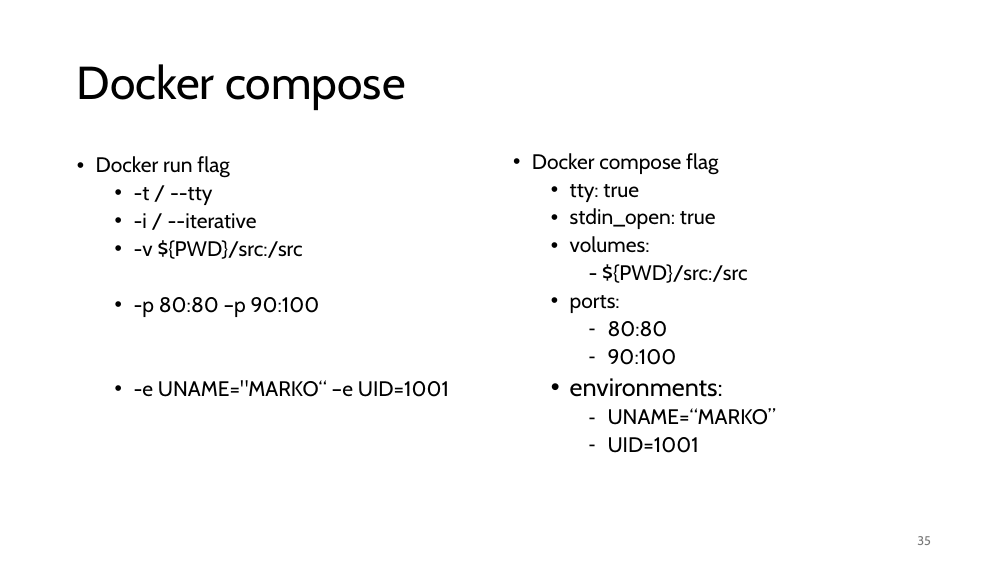
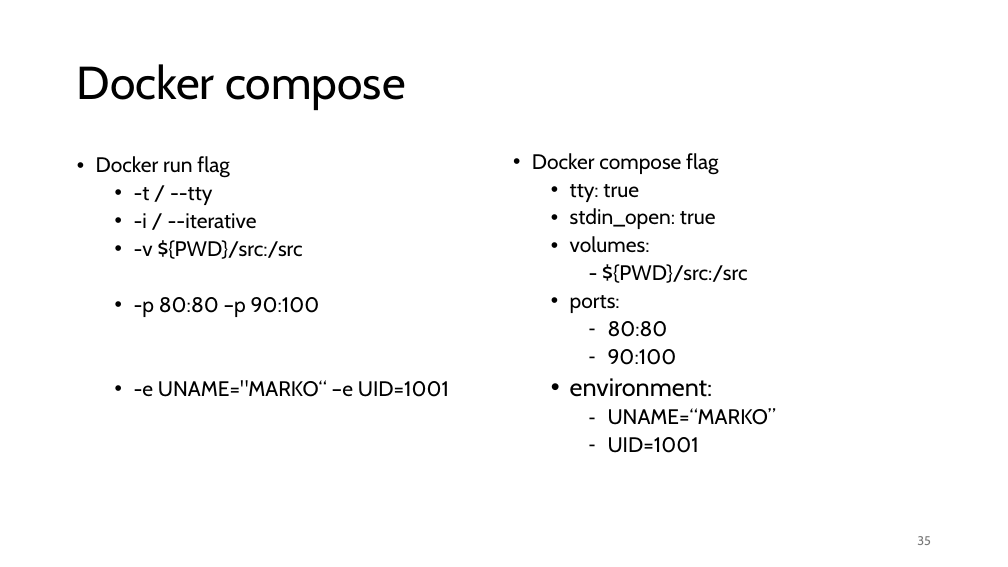
Before and after one commit to nnMan1/operativni_sistemi_2024, a slide deck: slide 35 of Materijali/docker/Docker.pptx. Drawn at 1008x567 pixels with LibreOffice and Linux fonts; fonts in the diff are those of the drawing. Boxes give left, top, right and bottom in pixels: in the first picture for what was removed or moved away, otherwise in the second. Text is boxed around its words. In the diff, an @@ line names an element or a change of style, - is before the commit and + after.

Commit message:
Docker presentation updated

```diff
--- a/Materijali/docker/Docker.pptx
+++ b/Materijali/docker/Docker.pptx
@@ text at [570,378,713,397]: text changed @@
-  • environments:
+  • environment:
```
Also in this commit, not shown: 25 other slides changed.
